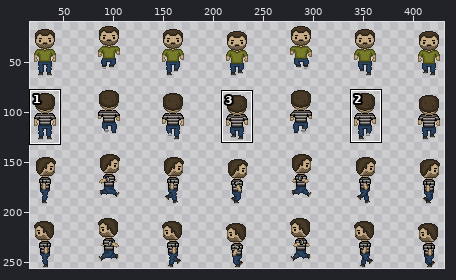
One commit to this sprite sheet: build/assets/ibrahim.png. Above, an overview of the earlier version with the close-up marked.
Close-up. Before:
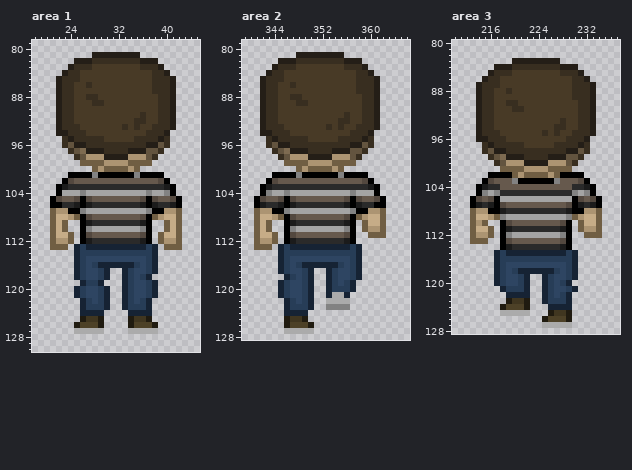
The file is 512x256 pixels. Colours within 5 levels of each other are drawn and written as one. Shown: area 1: x 18..45, y 79..130; area 2: x 339..366, y 79..128; area 3: x 210..237, y 80..128. The wide view leaves out empty margins. The commit also changed other parts of the picture, which this record leaves out.
New version:
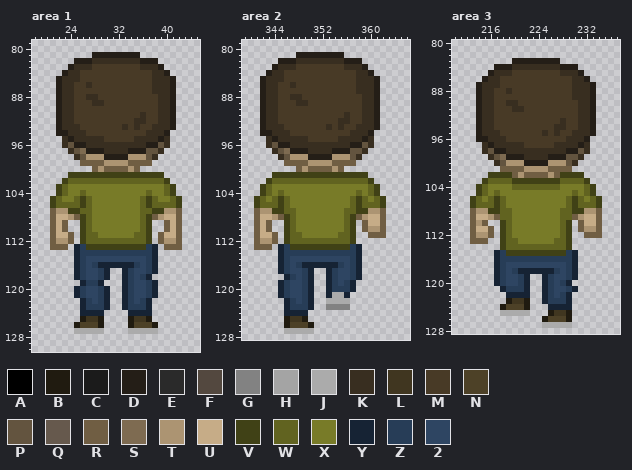
Palette (. is transparent): A #000000  B #201b10  C #1b1b1b  D #241e17  E #2a2a2a  F #53483f  G #828282  H #a4a4a4  J #ababab  K #382e20  L #403620  M #483a26  N #4d4127  P #63543f  Q #66594d  R #705e43  S #7e6b51  T #ac9472  U #c6ac87  V #404116  W #616320  X #787b28  Y #162334  Z #273d57  2 #2e4562
Change:
--- area 1
@@ x 18..45 @@
 100 ..........RTRRRRTR..........
-101 ......AAAAGAAAAAAGAAAA......
-102 .....AFQQQQQQQQQQQQQQFA.....
-103 ....ACEEEEEEEEEEEEEEEECA....
-104 ....AHHHGHHHHHHHHHHGHHGA....
-105 ...AFQQFAFQQQQQQQQFAFQQFA...
-106 ...AAEECACEEEEEEEECACEECA...
-107 ...RTTAAGHHHHHHHHHHGAATTR...
-108 ...RUUTRAFQQQQQQQQFARTUUR...
-109 ...RUR..ACEEEEEEEECA..RUR...
-110 ...RUR..AGHHHHHHHHGA..RUR...
-111 ...RUUR.AFQQQQQQQQFA.RUUR...
-112 ...RTTR.ACEEEEEEEECA.RTTR...
-113 ...RRR.YZYYYYYYYYYYZY.RRR...
+101 ......VVVVVVVVVVVVVVVV......
+102 .....VWWWWWWWWWWWWWWWWV.....
+103 ....VWXXXXXXXXXXXXXXXXWV....
+104 ....VWXXWXXXXXXXXXXWXXWV....
+105 ...VWXXWVWXXXXXXXXWVWXXWV...
+106 ...VWWWWVWXXXXXXXXWVWWWWV...
+107 ...RTTVVWWXXXXXXXXWWVVTTR...
+108 ...RUUTRVWXXXXXXXXWVRTUUR...
+109 ...RUR..VWXXXXXXXXWV..RUR...
+110 ...RUR..VWXXXXXXXXWV..RUR...
+111 ...RUUR.VWWXXXXXXWWV.RUUR...
+112 ...RTTR.VWWWWWWWWWWV.RTTR...
+113 ...RRR.YZVVVVVVVVVVZY.RRR...
 114 .......YZZZZZZZZZZZZY.......
--- area 2
@@ x 339..366 @@
 100 .........RTRRRRTR...........
-101 .....AAAAGAAAAAAGAAAA.......
-102 ....AFQQQQQQQQQQQQQQFA......
-103 ...ACEEEEEEEEEEEEEEEECA.....
-104 ...AGHHGHHHHHHHHHHGHHHA.....
-105 ..AFQQFAFQQQQQQQQFAFQQFA....
-106 ..ACEECACEEEEEEEECACEEAA....
-107 ..RTTAAGHHHHHHHHHHGAATTR....
-108 ..RUUTRAFQQQQQQQQFARTUUR....
-109 ..RUR..ACEEEEEEEECA.RUUR....
-110 ..RUR..AGHHHHHHHHGA.RTTR....
-111 ..RUUR.AFQQQQQQQQFA..RRR....
-112 ..RTTR.ACEEEEEEEECA.........
-113 ..RRR.YZYYYYYYYYYYZY........
+101 .....VVVVVVVVVVVVVVVV.......
+102 ....VWWWWWWWWWWWWWWWWV......
+103 ...VWXXXXXXXXXXXXXXXXWV.....
+104 ...VWXWXXXXXXXXXXXXWXWV.....
+105 ..VWXWVWXXXXXXXXXXWVWXWV....
+106 ..VWWWVWXXXXXXXXXXWVWWWV....
+107 ..RTTVVWWXXXXXXXXWWVVTTR....
+108 ..RUUTRVWXXXXXXXXWVRTUUR....
+109 ..RUR..VWXXXXXXXXWV.RUUR....
+110 ..RUR..VWXXXXXXXXWV.RTTR....
+111 ..RUUR.VWWXXXXXXWWV..RRR....
+112 ..RTTR.VWWWWWWWWWWV.........
+113 ..RRR.YZVVVVVVVVVVZY........
 114 ......YZZZZZZZZZZZZY........
--- area 3
@@ x 210..237 @@
 101 ........RRRRTTTTRRRR........
-102 ......AAAARTRRRRTRAAAA......
-103 .....AFQQQGAAAAAAGQQQFA.....
-104 ....ACEEQQQQQQQQQQQQEECA....
-105 ....AGHGEEEEEEEEEEEEGHGA....
-106 ...AFQFAHHHHHHHHHHHHAFQFA...
-107 ...ACECAFQQQQQQQQQQFACECA...
-108 ...RTTAACEEEEEEEEEECAATTR...
-109 ...RUUTRGHHHHHHHHHHGRTUUR...
-110 ...RTR..AFQQQQQQQQFA.RUUR...
-111 ...RUUR.ACEEEEEEEECA.RTTR...
-112 ...RTTR.AGHHHHHHHHGA..RRR...
-113 ...RRR..AFQQQQQQQQFA........
-114 ........ACEEEEEEEECA........
-115 .......YZYYYYYYYYYYZY.......
+102 ......VVVVRTRRRRTRVVVV......
+103 .....VWWWWVVVVVVVVWWWWV.....
+104 ....VWXXXXWWWWWWWWXXXXWV....
+105 ....VWXWXXXXXXXXXXXXWXWV....
+106 ...VWXWVWXXXXXXXXXXWVWXWV...
+107 ...VWWWVWXXXXXXXXXXWVWWWV...
+108 ...RTTVVWWXXXXXXXXWWVVTTR...
+109 ...RUUTRWWXXXXXXXXWWRTUUR...
+110 ...RTR..VWXXXXXXXXWV.RUUR...
+111 ...RUUR.VWXXXXXXXXWV.RTTR...
+112 ...RTTR.VWXXXXXXXXWV..RRR...
+113 ...RRR..VWWXXXXXXWWV........
+114 ........VWWWWWWWWWWV........
+115 .......YZVVVVVVVVVVZY.......
 116 .......YZZZZZZZZZZZZY.......
Boxes around the changes in both close-ups, in picture pixels (x1, y1, x2, y2):
changed: (50, 172, 182, 250)
changed: (254, 172, 386, 250)
changed: (470, 172, 602, 256)
